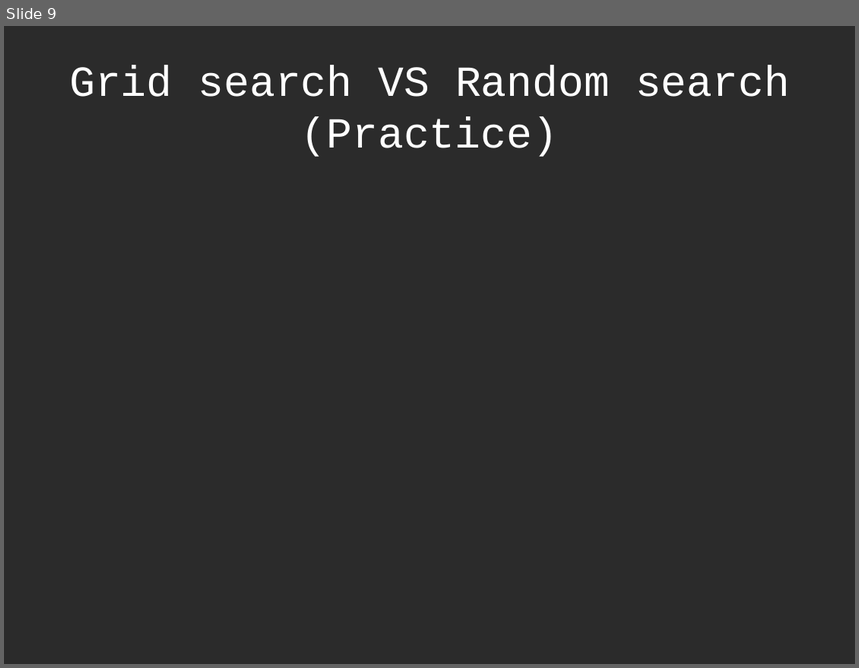
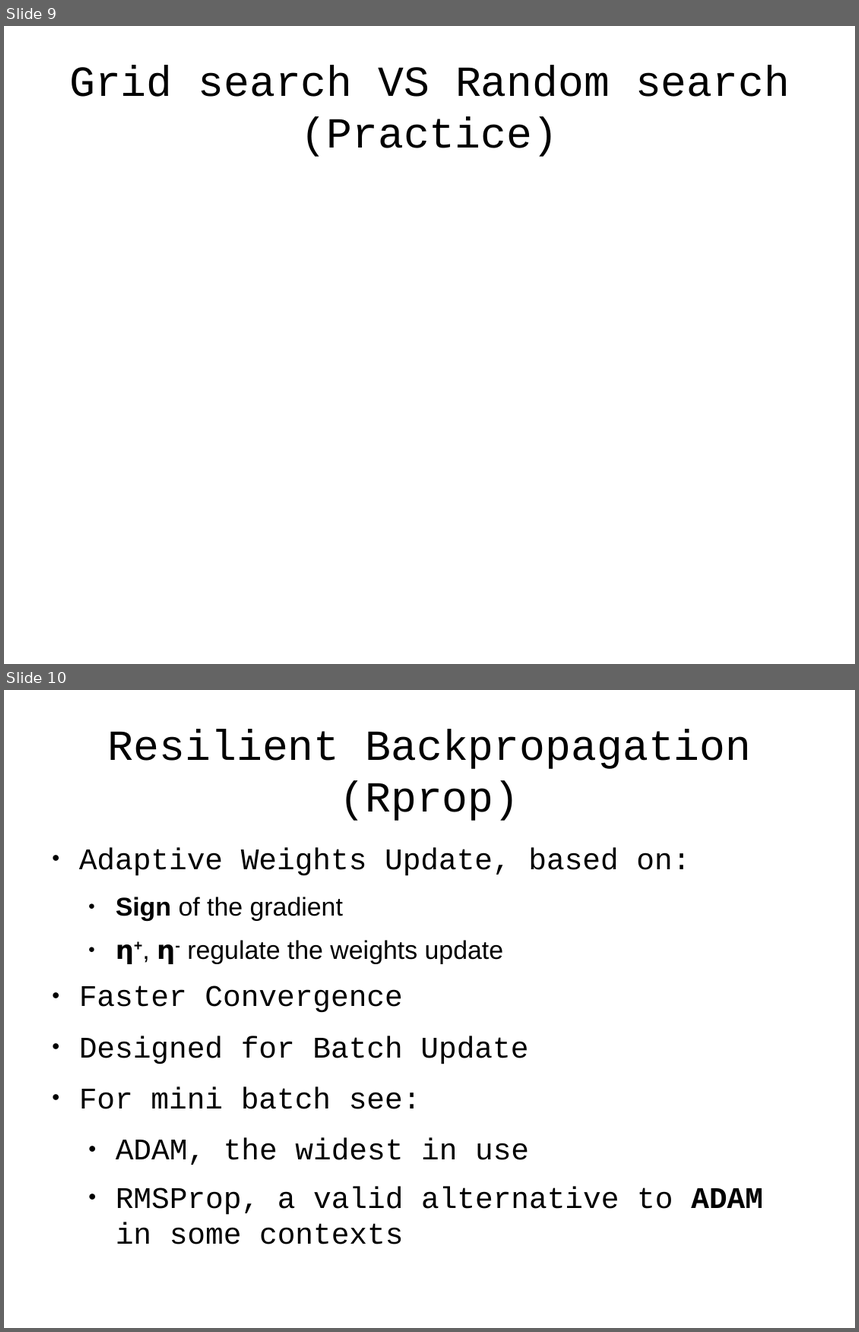
Before and after one commit to antonio-petrillo/ProgettoNNDL, a slide deck: presentation/presentazione.odp. Shown one above the other, each under a label of ours: slide 9 before the commit, slides 9 and 10 after it. The pictures are 859x668 and 859x1332 pixels, drawn with LibreOffice and Linux fonts; fonts in the diff are those of the drawing; background and template pictures are left out; a plain dark background stands for a picture behind light text. Boxes give left, top, right and bottom in pixels: in the first picture for what was removed or moved away, otherwise in the second. Text is boxed around its words. In the diff, an @@ line names an element or a change of style, - is before the commit and + after.

```diff
--- a/presentation/presentazione.odp
+++ b/presentation/presentazione.odp
@@ slide 10 added at <box>4,690,855,1328</box>, background #FFFFFF @@
@@ title added at <box>108,729,752,821</box>, 40 pt, text #000000 @@
+Resilient Backpropagation
+(Rprop)
@@ text added at <box>79,847,763,1245</box>, 28 pt, text #000000 @@
+● Adaptive Weights Update, based on:
+  ● Sign of the gradient
+  ● η+, η- regulate the weights update
+● Faster Convergence
+● Designed for Batch Update
+● For mini batch see:
+  ● ADAM, the widest in use
+  ● RMSProp, a valid alternative to ADAM in some contexts
@@ slide 9 changed as well @@
@@ background picture (left out) to #FFFFFF @@
@@ title "Grid search VS Random search ..." at <box>69,65,790,157</box>: text colour #FFFFFF to #000000 @@
```
Also in this commit, not shown: 8 other slides changed, 4 other slides added, 5 slides removed, 2 other files.
